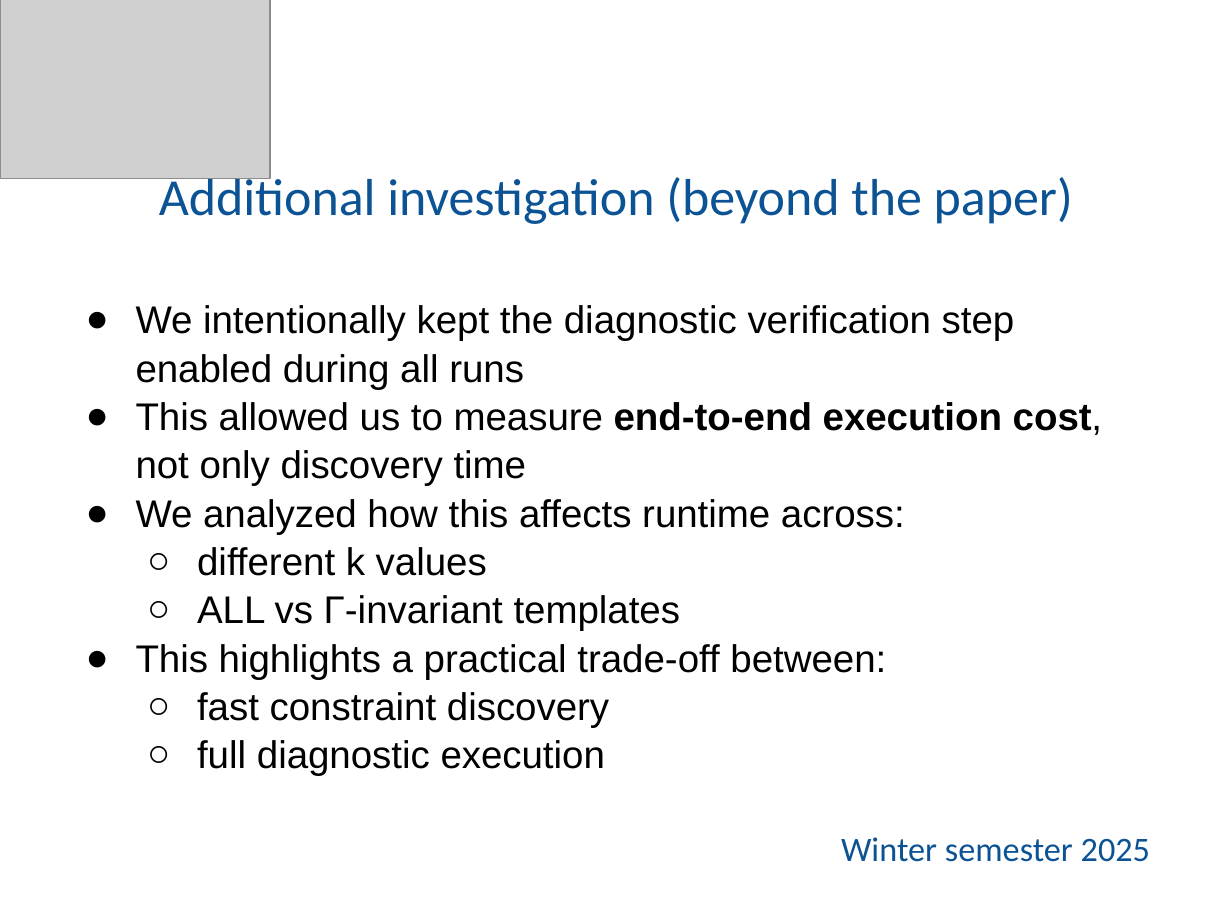
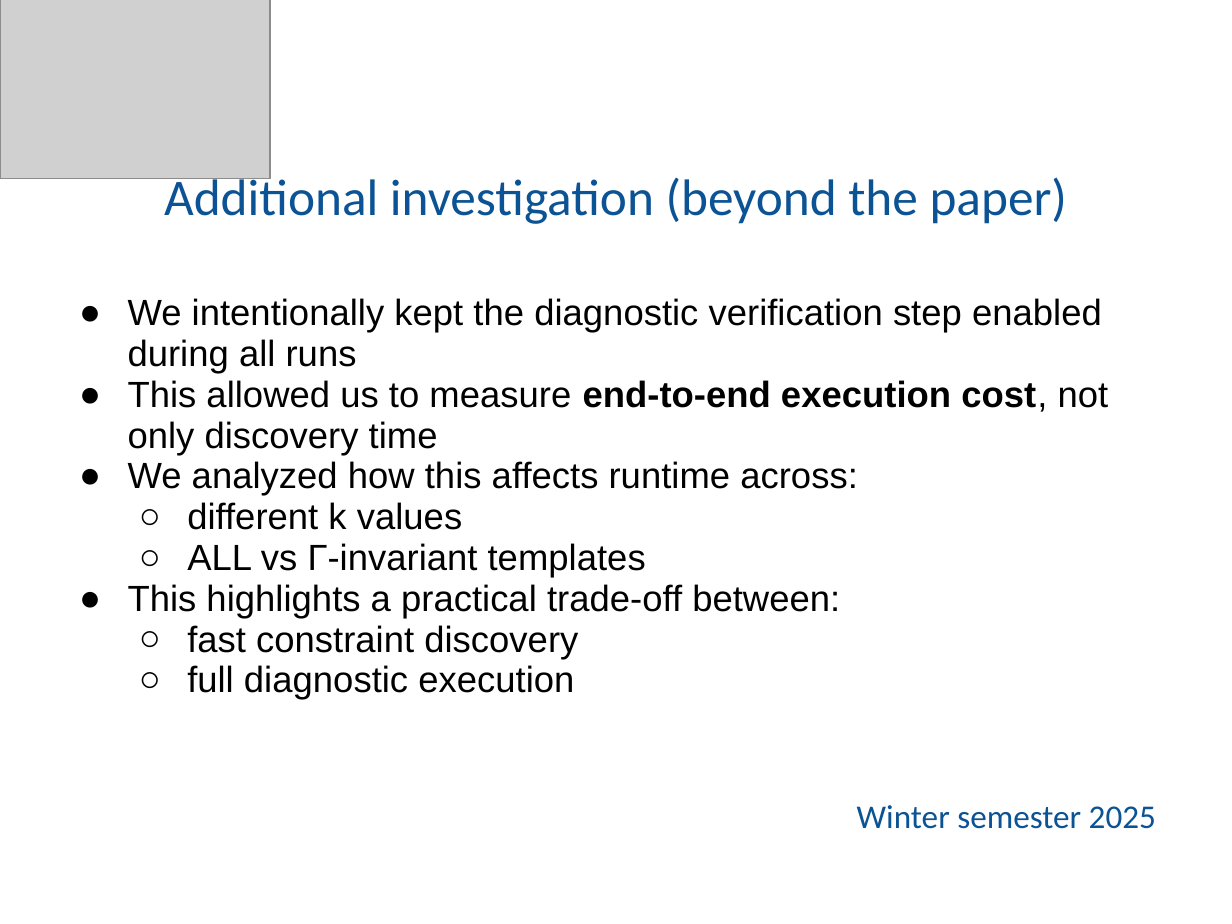
Before and after one commit to knikzad/process-mining-conformance-diagnostics-replication, a slide deck: slide 12 of presentation/Replication_Presentation.pptx (slide 11 before the commit). Drawn at 1232x924 pixels with LibreOffice and Linux fonts; fonts in the diff are those of the drawing; grey boxes stand for pictures. Boxes give left, top, right and bottom in pixels: in the first picture for what was removed or moved away, otherwise in the second. Text is boxed around its words. In the diff, an @@ line names an element or a change of style, - is before the commit and + after.

```diff
--- a/presentation/Replication_Presentation.pptx
+++ b/presentation/Replication_Presentation.pptx
@@ title "Additional investigation (beyond the paper)" at bbox=[164, 172, 1067, 224]: size 30.4 to 30 pt @@
@@ text "We intentionally kept the diagnostic ..." at bbox=[128, 298, 1156, 829]: size 22.5 to 21.3 pt; size 20 to 19.4 pt in "Winter semester 2025"; indent changed; line spacing 1.05 to 0.94; line spacing 0.9 to 0.8; less space between paragraphs @@
```
Also in this commit, not shown: 11 other slides changed, 2 slides added, 1 other file.
